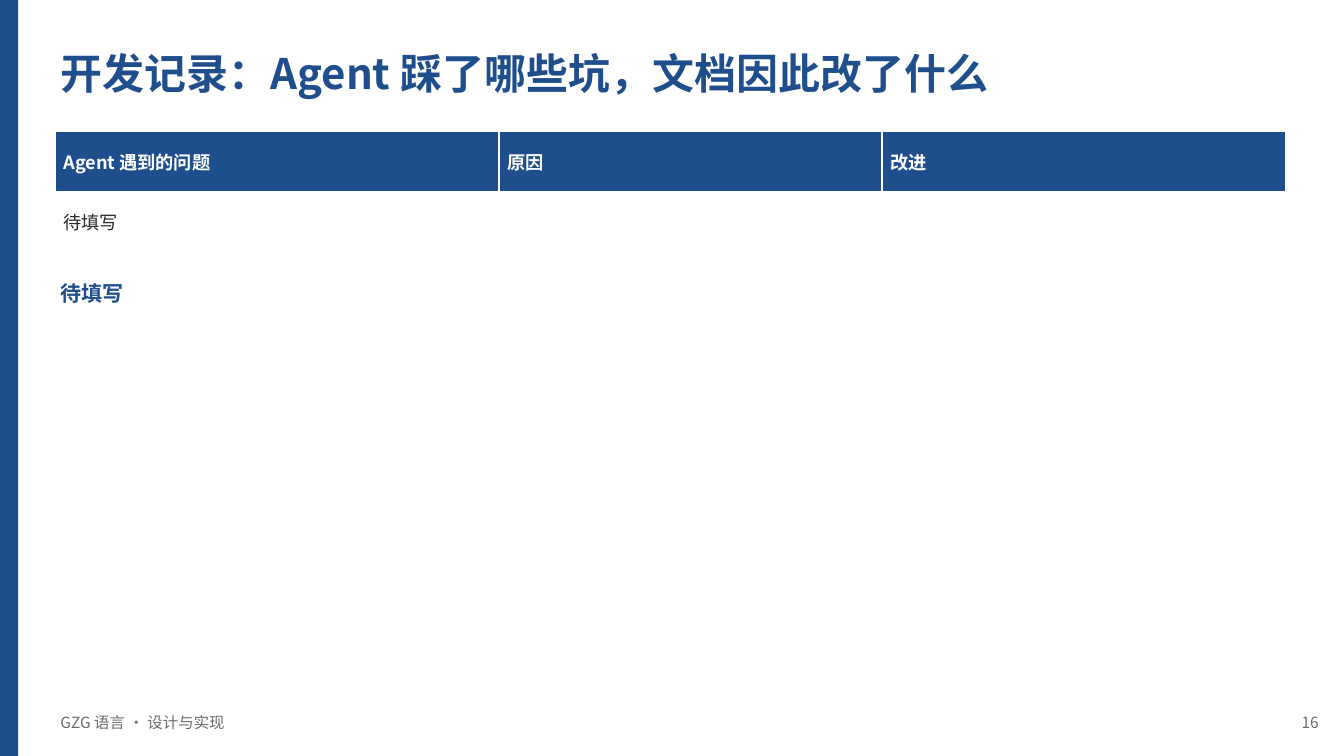
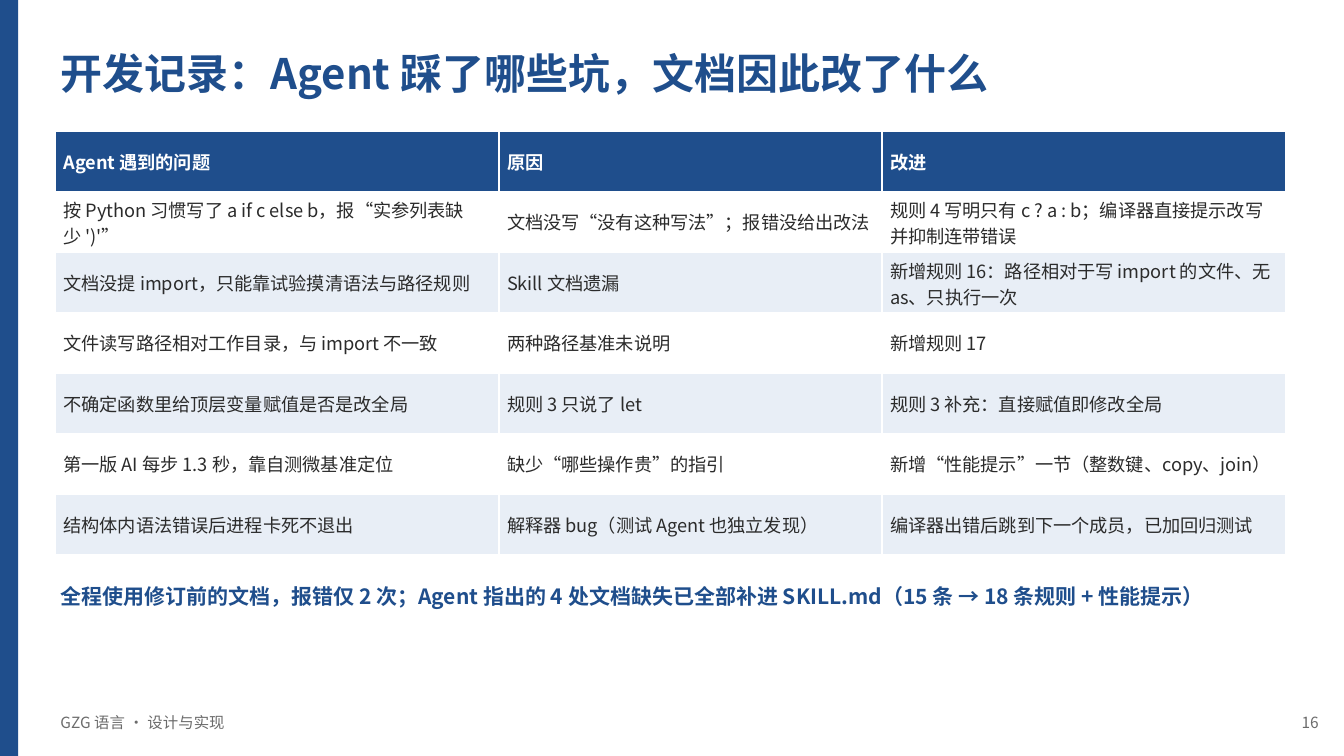
Before and after one commit to Lazyy-star/gzg-lang, a slide deck: slide 16 of docs/GZG语言介绍.pptx. Drawn at 1344x756 pixels with LibreOffice and Linux fonts; fonts in the diff are those of the drawing. Boxes give left, top, right and bottom in pixels: in the first picture for what was removed or moved away, otherwise in the second. Text is boxed around its words. In the diff, an @@ line names an element or a change of style, - is before the commit and + after.

```diff
--- a/docs/GZG语言介绍.pptx
+++ b/docs/GZG语言介绍.pptx
@@ table at bbox=[55, 131, 1286, 555] @@
-row 2: 待填写 |  | 
+row 2: 按 Python 习惯写了 a if c else b，报“实参列表缺少 ')'” | 文档没写“没有这种写法”；报错没给出改法 | 规则 4 写明只有 c ? a : b；编译器直接提示改写并抑制连带错误
+row 3: 文档没提 import，只能靠试验摸清语法与路径规则 | Skill 文档遗漏 | 新增规则 16：路径相对于写 import 的文件、无 as、只执行一次
+row 4: 文件读写路径相对工作目录，与 import 不一致 | 两种路径基准未说明 | 新增规则 17
+row 5: 不确定函数里给顶层变量赋值是否是改全局 | 规则 3 只说了 let | 规则 3 补充：直接赋值即修改全局
+row 6: 第一版 AI 每步 1.3 秒，靠自测微基准定位 | 缺少“哪些操作贵”的指引 | 新增“性能提示”一节（整数键、copy、join）
+row 7: 结构体内语法错误后进程卡死不退出 | 解释器 bug（测试 Agent 也独立发现） | 编译器出错后跳到下一个成员，已加回归测试
@@ text removed at bbox=[60, 283, 123, 303] @@
-待填写
@@ text added at bbox=[60, 586, 1204, 609], 15 pt, text #1F4E8C, bold @@
+全程使用修订前的文档，报错仅 2 次；Agent 指出的 4 处文档缺失已全部补进 SKILL.md（15 条 → 18 条规则 + 性能提示）
```
Also in this commit, not shown: 11 other slides changed, 3 other files.
